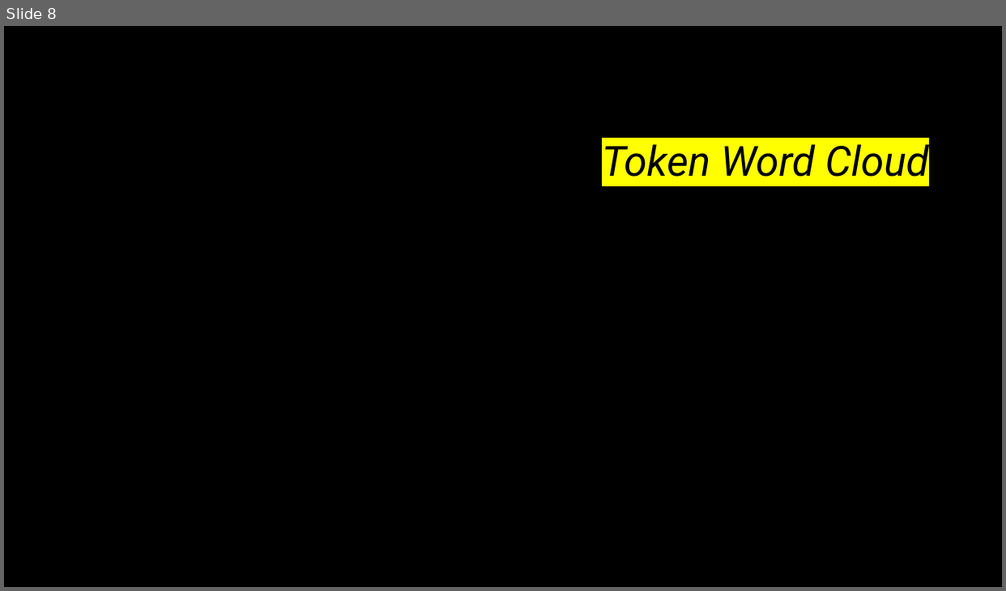
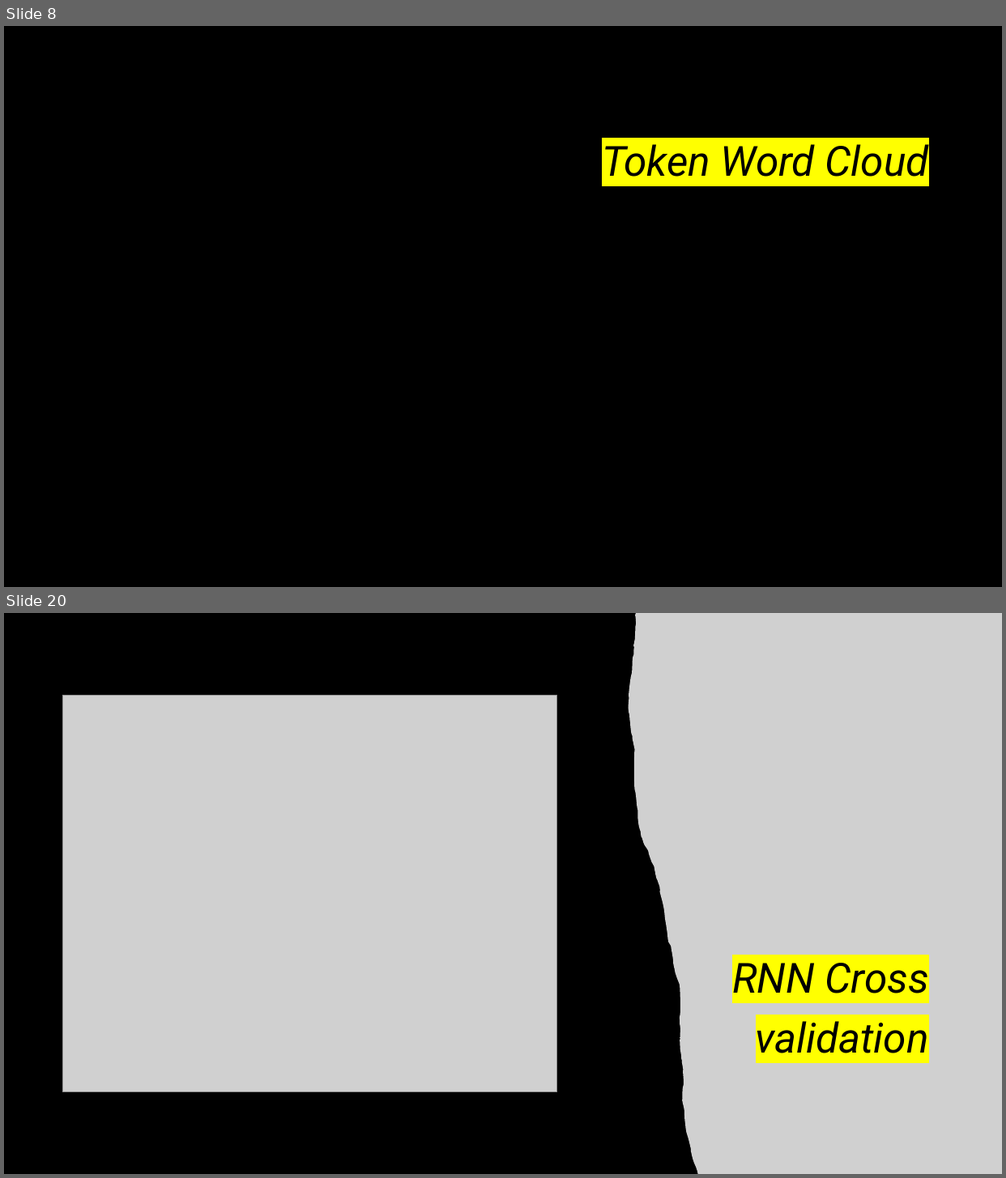
Before and after one commit to arango850/CED_III_TI_II, a slide deck: docs/Integrative Task 2.pptx. Shown one above the other, each under a label of ours: slide 8 before the commit, slides 8 and 20 after it; the slides between them are not shown. The pictures are 1006x591 and 1006x1178 pixels, drawn with LibreOffice and Linux fonts; fonts in the diff are those of the drawing; grey boxes stand for pictures; background and template pictures are left out. Boxes give left, top, right and bottom in pixels: in the first picture for what was removed or moved away, otherwise in the second. Text is boxed around its words. In the diff, an @@ line names an element or a change of style, - is before the commit and + after.

```diff
--- a/docs/Integrative Task 2.pptx
+++ b/docs/Integrative Task 2.pptx
@@ slide 20 added at <box>4,613,1002,1174</box>, background #000000 @@
@@ picture added at <box>629,613,1002,1174</box> @@
@@ picture added at <box>62,696,557,1093</box> @@
@@ title added at <box>732,963,929,1054</box>, 40 pt, text #000000, italic @@
+RNN Cross validation
```
Also in this commit, not shown: 11 other slides added.
